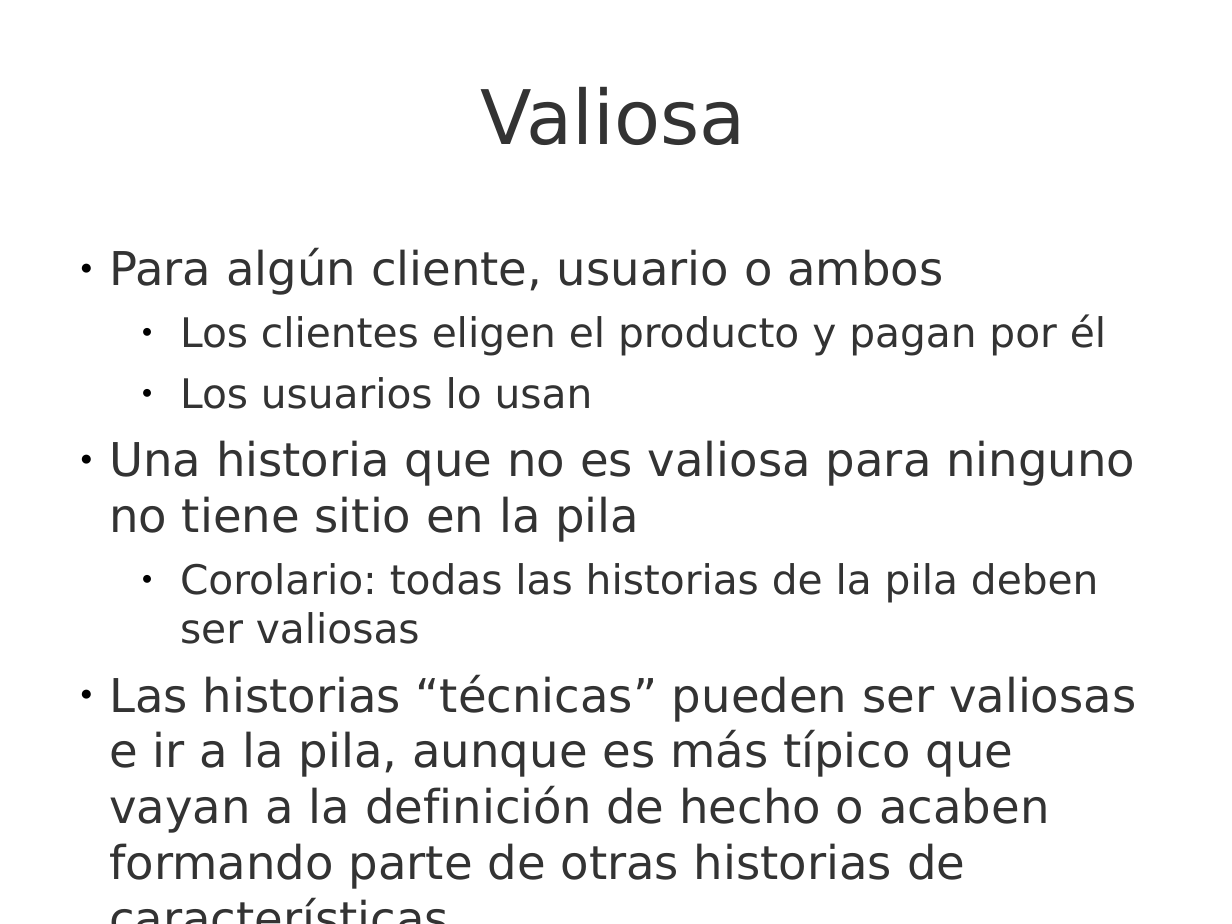
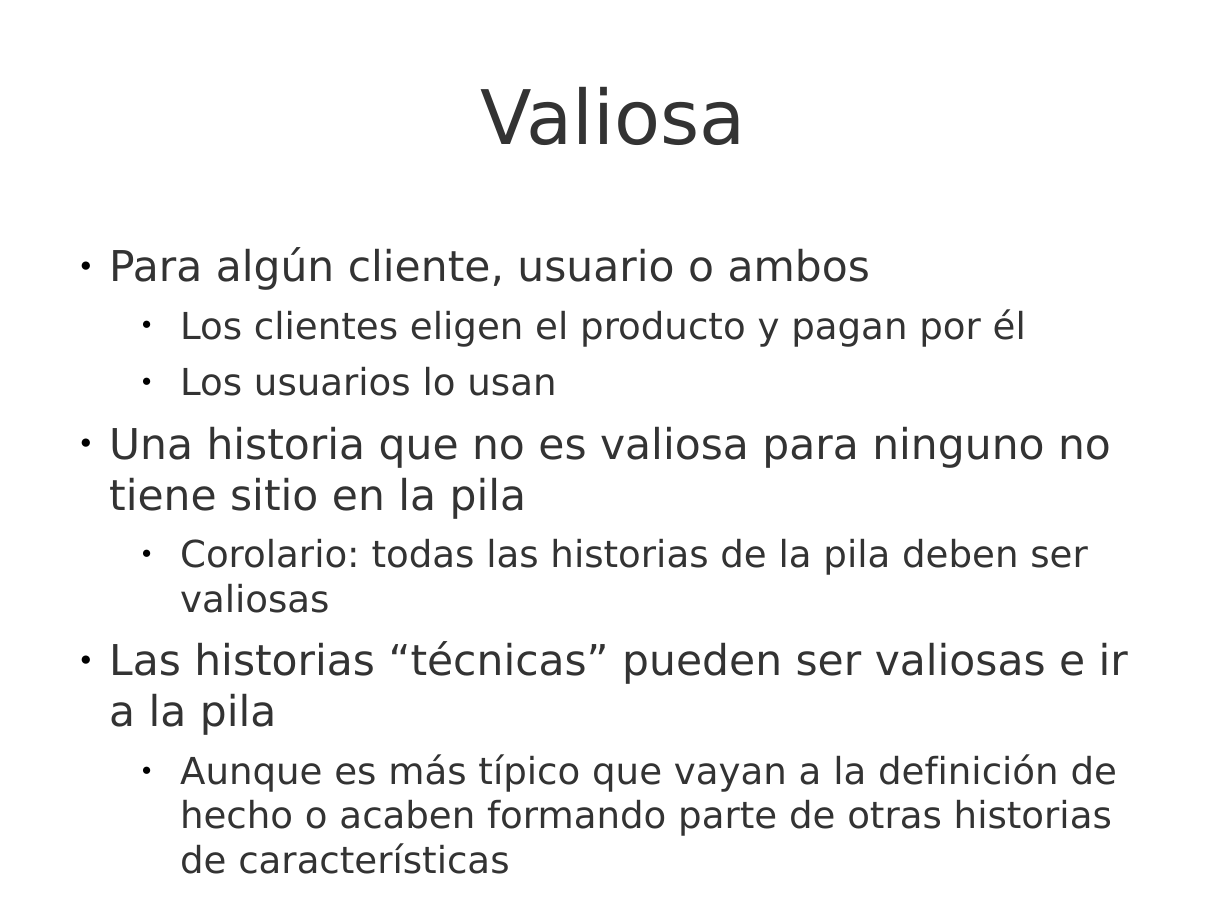
Before and after one commit to UNIZAR-30248-GeProSoft/scrum-slides, a slide deck: slide 25 of 7i_GPS-S04-Scrum-RequisitosHistoriasUsuario.odp. Drawn at 1232x924 pixels with LibreOffice and Linux fonts; fonts in the diff are those of the drawing; background and template pictures are left out. Boxes give left, top, right and bottom in pixels: in the first picture for what was removed or moved away, otherwise in the second. Text is boxed around its words. In the diff, an @@ line names an element or a change of style, - is before the commit and + after.

Commit message:
Pequeños cambios a requisitos e historias de usuario

```diff
--- a/7i_GPS-S04-Scrum-RequisitosHistoriasUsuario.odp
+++ b/7i_GPS-S04-Scrum-RequisitosHistoriasUsuario.odp
@@ text at (109, 247, 1111, 613): size 27.2 to 24.8 pt in "Para algún cliente, usuario o ambos", "Una historia que no es valiosa para ..."; size 23.8 to 21.7 pt in "Los clientes eligen el producto y pagan ...", "Los usuarios lo usan", "Corolario: todas las historias de la pila ..." @@
@@ text at (109, 641, 1128, 874): text changed; size 27.2 to 21.7 pt @@
-● Las historias “técnicas” pueden ser valiosas e ir a la pila, aunque es más típico que vayan a la definición de hecho o acaben formando parte de otras historias de características
+● Las historias “técnicas” pueden ser valiosas e ir a la pila
+  ● Aunque es más típico que vayan a la definición de hecho o acaben formando parte de otras historias de características
@@ text at (180, 872, 548, 874): text changed @@
-Salvo que se indique lo contrario, este trabajo es © 2018 Rubén Béjar http://www.rubenbejar.com
+Salvo que se indique lo contrario, este trabajo es © 20/10/2020 Rubén Béjar http://www.rubenbejar.com
```
Also in this commit, not shown: 49 other slides changed, 1 slide removed, 1 other file.
